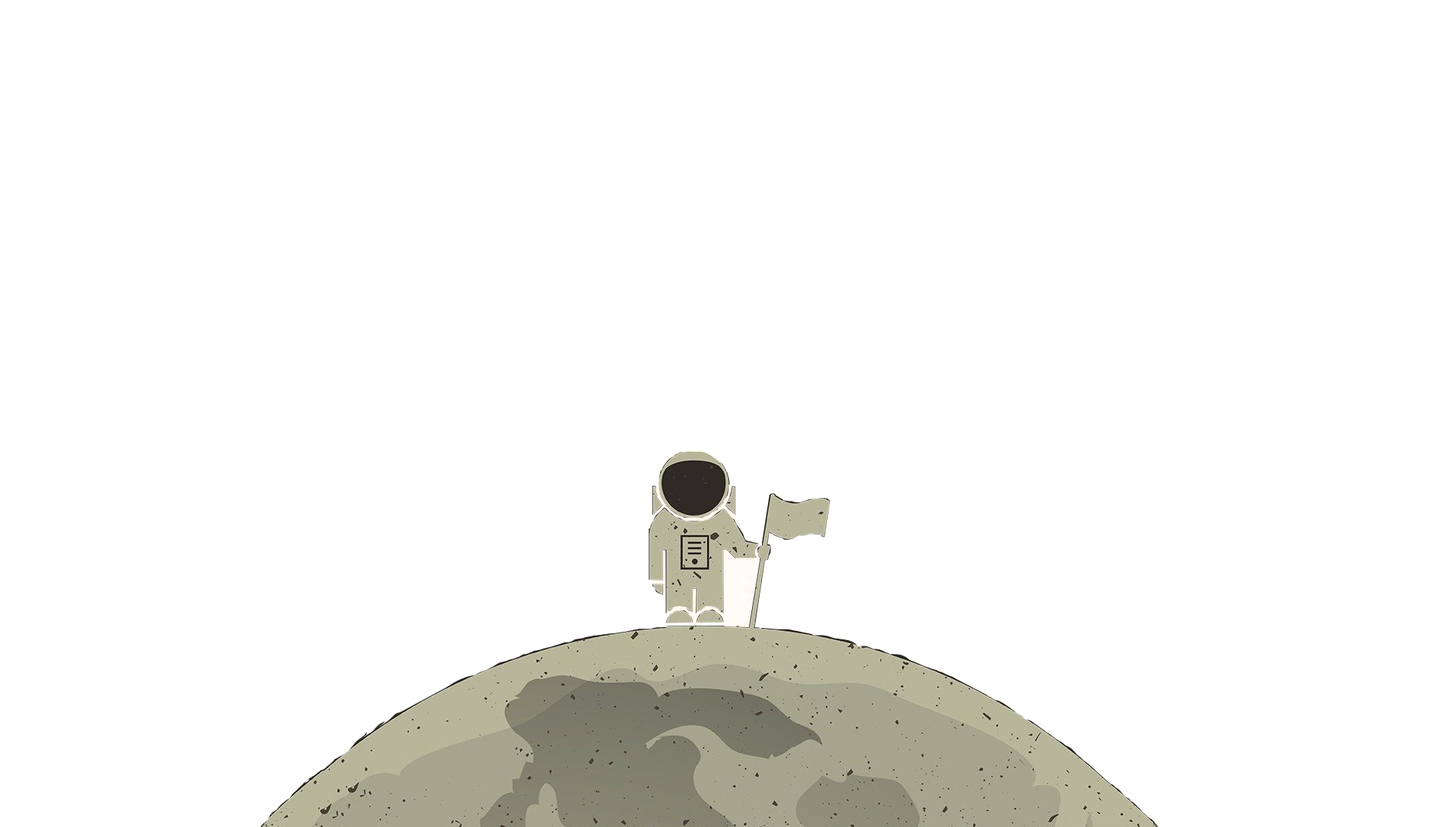
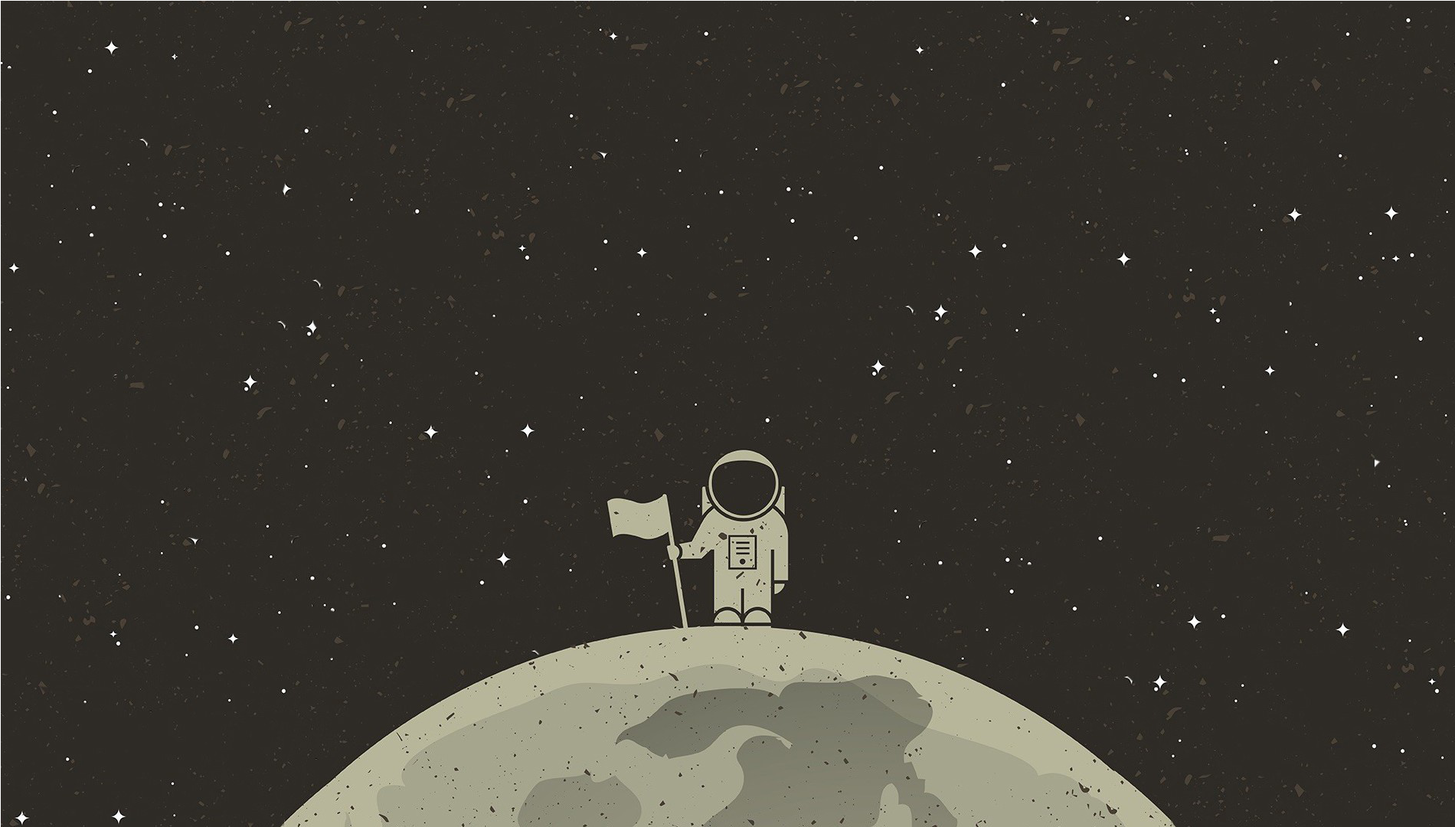
The second (1455, 827) image is a revision of the first. Changes to its layers:
added layer "wallhaven-316346.jpg" above "Background" over [0, 0, 1455, 827]
